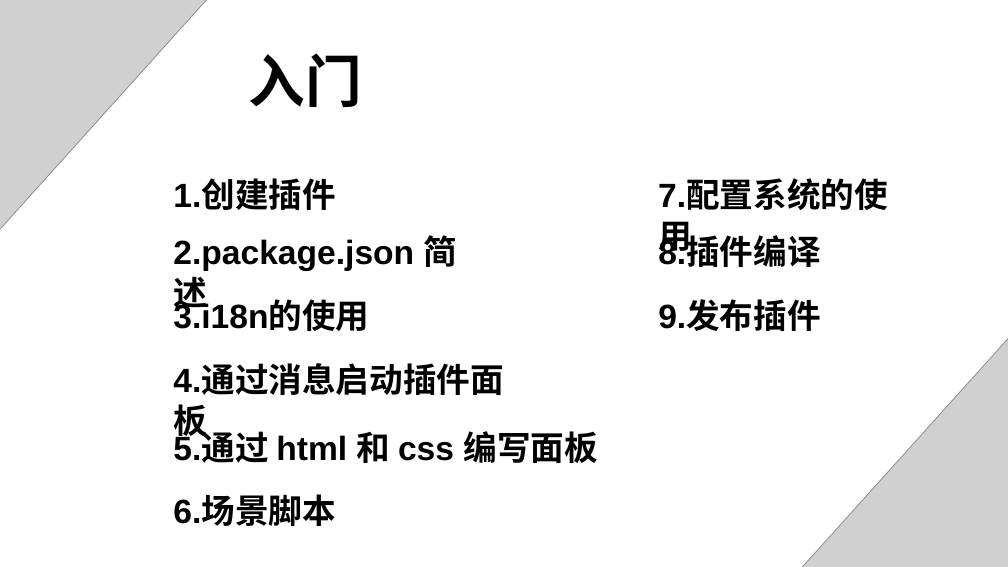
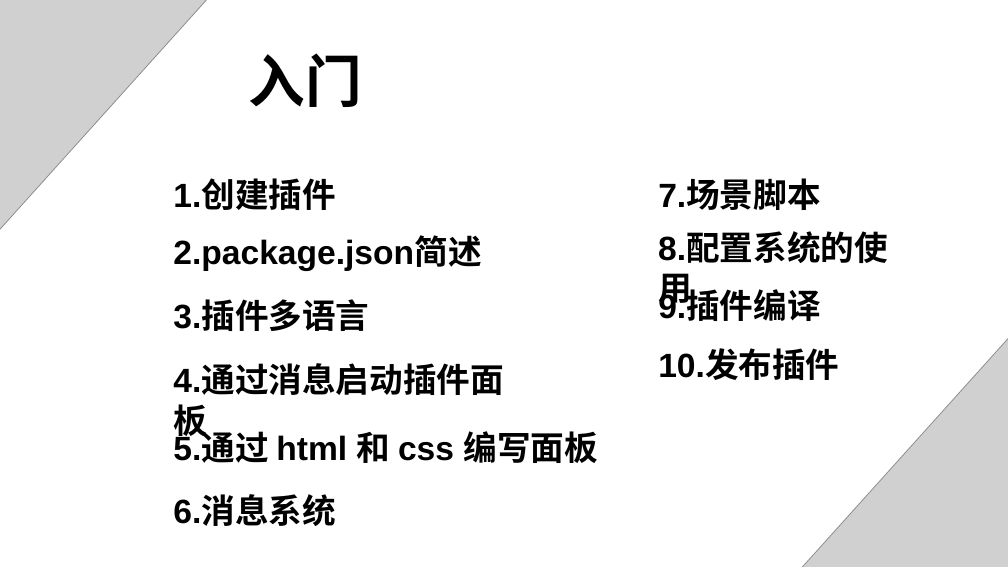
Before and after one commit to 1226085293/PPT_DEMO, a slide deck: slide 3 of doc/3.x插件开发.pptx. Drawn at 1008x567 pixels with LibreOffice and Linux fonts; fonts in the diff are those of the drawing; grey boxes stand for pictures. Boxes give left, top, right and bottom in pixels: in the first picture for what was removed or moved away, otherwise in the second. Text is boxed around its words. In the diff, an @@ line names an element or a change of style, - is before the commit and + after.

```diff
--- a/doc/3.x插件开发.pptx
+++ b/doc/3.x插件开发.pptx
@@ text added at (x1=658, y1=180, x2=820, y2=210), 32 pt, text #000000, bold @@
+7.场景脚本
@@ text at (x1=173, y1=238, x2=481, y2=271): spaces changed @@
-2.package.json 简述
+2.package.json简述
@@ text at (x1=658, y1=233, x2=888, y2=310): text changed @@
-7.配置系统的使用
+8.配置系统的使用
@@ text at (x1=658, y1=291, x2=820, y2=325): text changed @@
-8.插件编译
+9.插件编译
@@ text at (x1=173, y1=301, x2=369, y2=331): text changed @@
-3.i18n的使用
+3.插件多语言
@@ text at (x1=658, y1=350, x2=839, y2=380): text changed @@
-9.发布插件
+10.发布插件
@@ text at (x1=173, y1=496, x2=335, y2=526): text changed @@
-6.场景脚本
+6.消息系统
```
Also in this commit, not shown: 11 other slides changed, 16 slides added, 1 slide removed, 3 other files.
